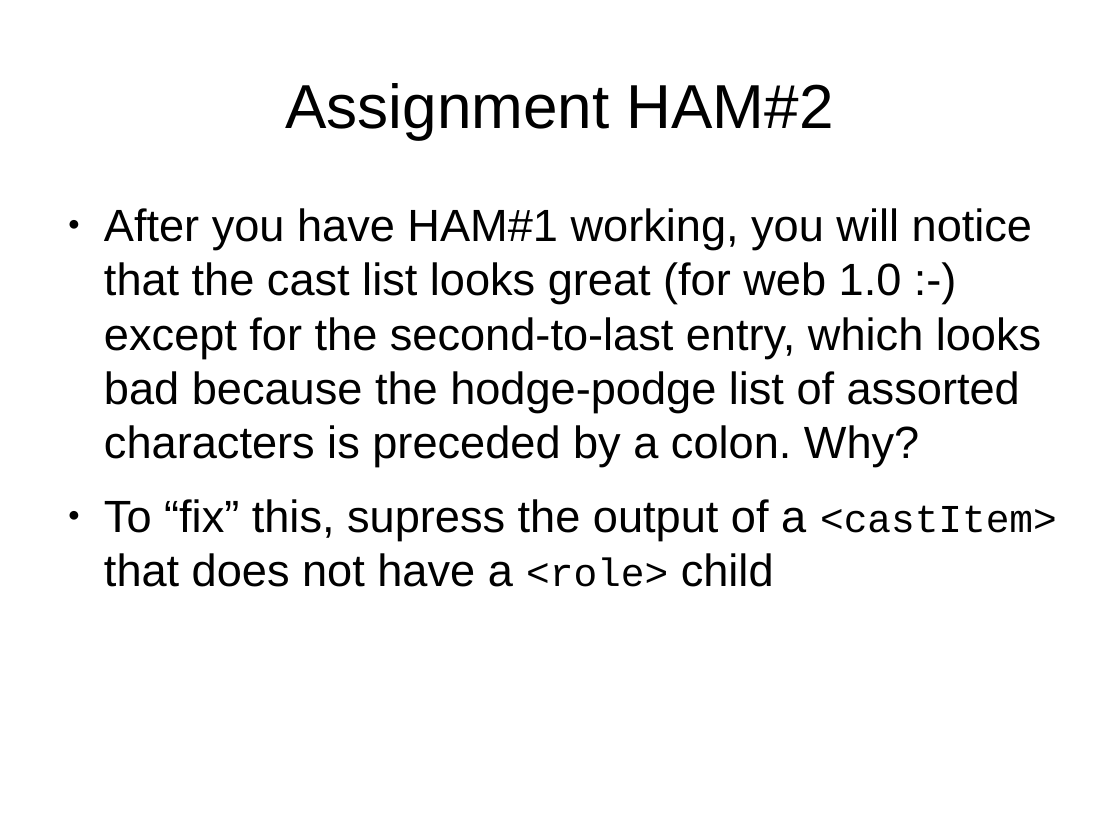
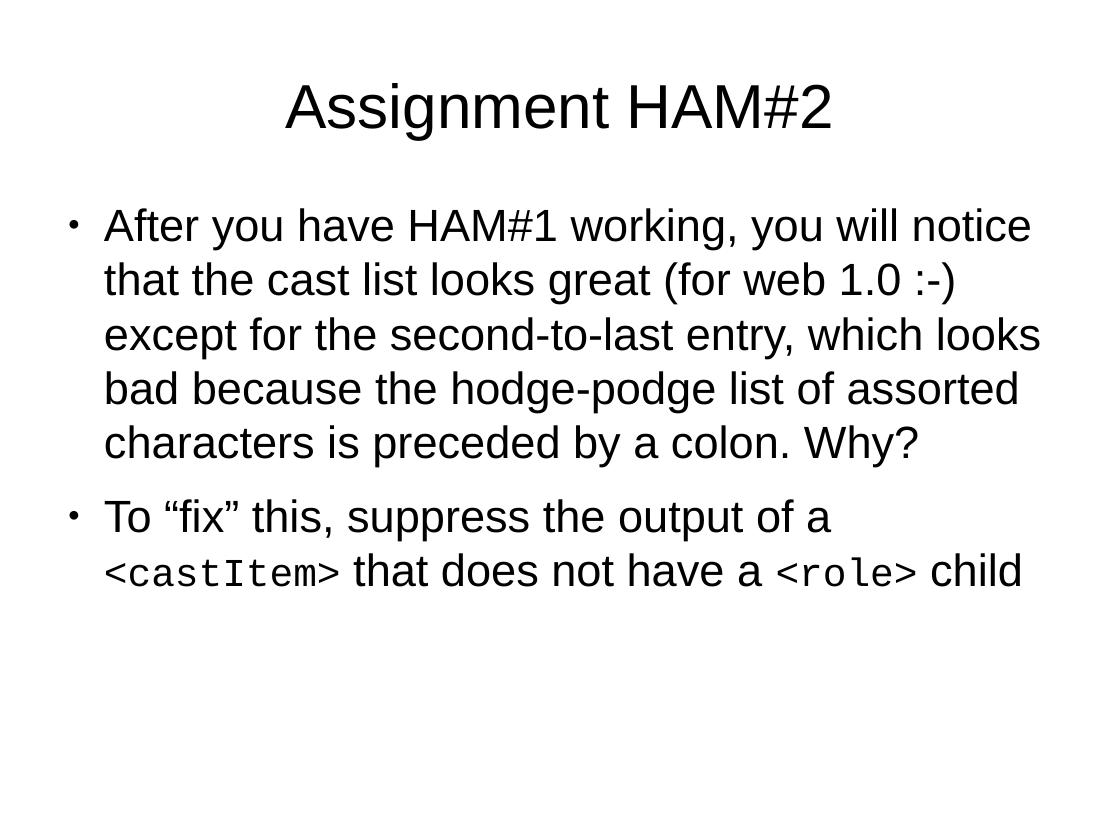
Before and after one commit to martindholmes/XSLT_workshops, a slide deck: slide 7 of intro/presentations/07_Hamlet_in_HTML.odp. Drawn at 1120x840 pixels with LibreOffice and Linux fonts; fonts in the diff are those of the drawing. Boxes give left, top, right and bottom in pixels: in the first picture for what was removed or moved away, otherwise in the second. Text is boxed around its words. In the diff, an @@ line names an element or a change of style, - is before the commit and + after.

```diff
--- a/intro/presentations/07_Hamlet_in_HTML.odp
+++ b/intro/presentations/07_Hamlet_in_HTML.odp
@@ text at (x1=104, y1=499, x2=1023, y2=587): text changed @@
-● To “fix” this, supress the output of a <castItem> that does not have a <role> child
+● To “fix” this, suppress the output of a <castItem> that does not have a <role> child
```
Also in this commit, not shown: 2 other slides changed, 1 other file.
